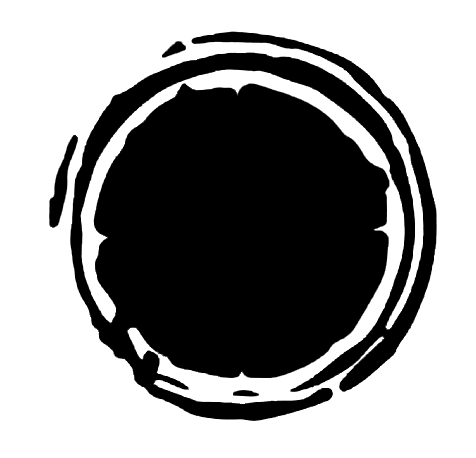
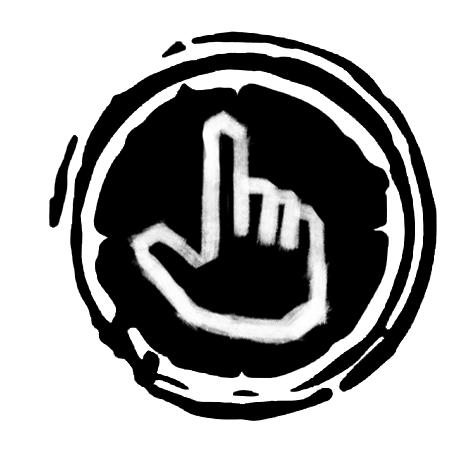
Layers edited between the first and the second 476px x 458px image:
showed "Button 3" over [126, 109, 333, 346]
